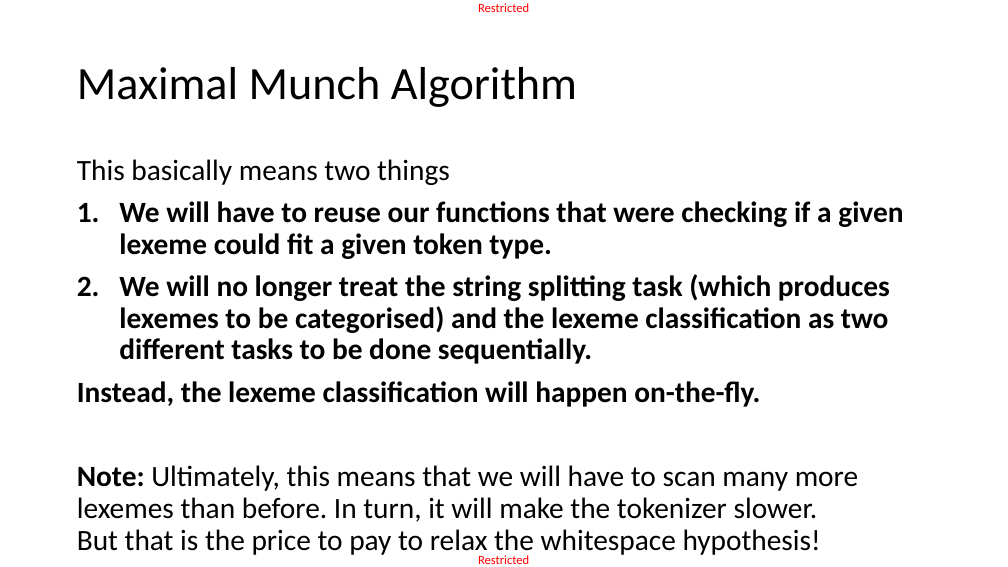
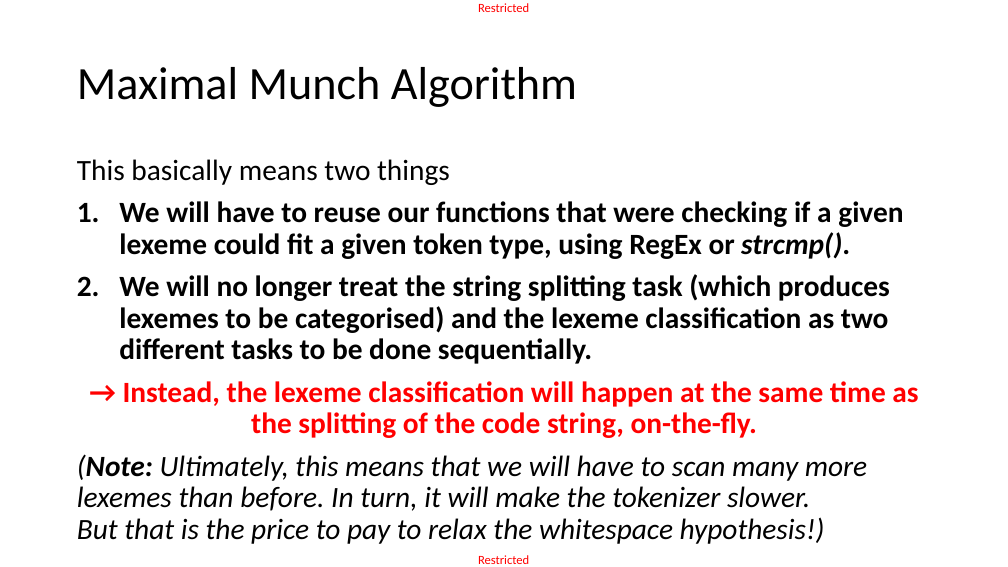
Before and after one commit to matthieudemari/SUTD_PLC_50_051, a slide deck: slide 24 of W10/W10S1/W10S1.pptx. Drawn at 1008x567 pixels with LibreOffice and Linux fonts; fonts in the diff are those of the drawing. Boxes give left, top, right and bottom in pixels: in the first picture for what was removed or moved away, otherwise in the second. Text is boxed around its words. In the diff, an @@ line names an element or a change of style, - is before the commit and + after.

```diff
--- a/W10/W10S1/W10S1.pptx
+++ b/W10/W10S1/W10S1.pptx
@@ text at box(119, 201, 903, 259): text changed @@
-1. We will have to reuse our functions that were checking if a given lexeme could fit a given token type.
+1. We will have to reuse our functions that were checking if a given lexeme could fit a given token type, using RegEx or strcmp().
@@ text at box(77, 381, 918, 544): text changed; italic on @@
-Instead, the lexeme classification will happen on-the-fly.
-Note: Ultimately, this means that we will have to scan many more lexemes than before. In turn, it will make the tokenizer slower.
-But that is the price to pay to relax the whitespace hypothesis!
+→ Instead, the lexeme classification will happen at the same time as the splitting of the code string, on-the-fly.
+(Note: Ultimately, this means that we will have to scan many more lexemes than before. In turn, it will make the tokenizer slower.
+But that is the price to pay to relax the whitespace hypothesis!)
```
Also in this commit, not shown: 8 other slides changed, 25 slides added, 3 slides removed, 55 other files.
